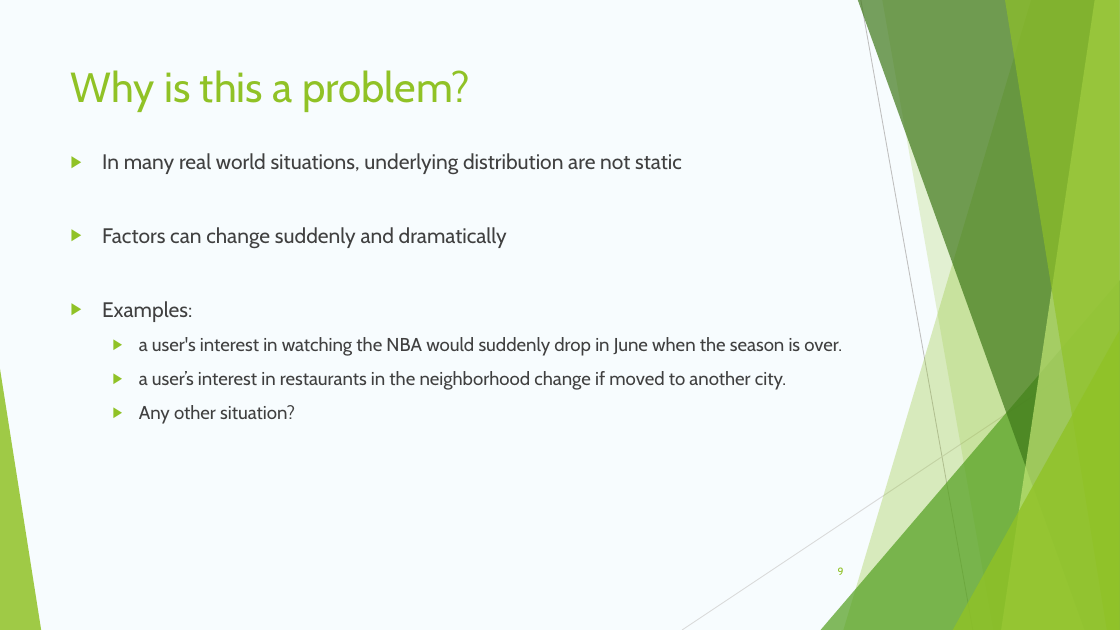
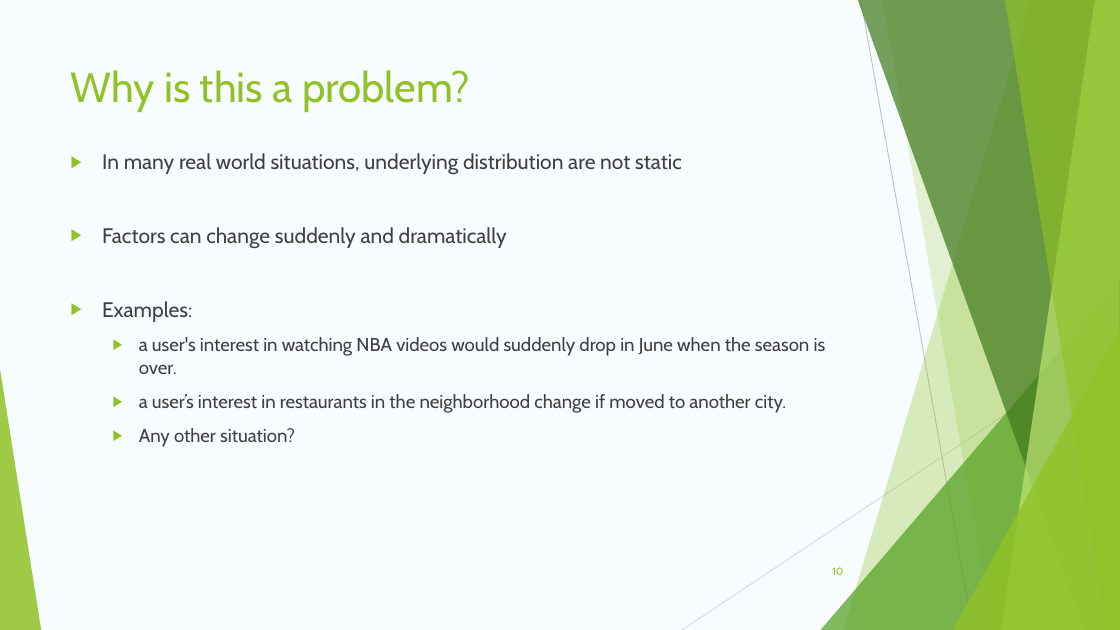
Before and after one commit to stephengou/Contextual-Multi-Armed-Bandit, a slide deck: slide 10 of Bandits Presentation.pptx (slide 9 before the commit). Drawn at 1120x630 pixels with LibreOffice and Linux fonts; fonts in the diff are those of the drawing. Boxes give left, top, right and bottom in pixels: in the first picture for what was removed or moved away, otherwise in the second. Text is boxed around its words. In the diff, an @@ line names an element or a change of style, - is before the commit and + after.

Commit message:
update presentations

```diff
--- a/Bandits Presentation.pptx
+++ b/Bandits Presentation.pptx
@@ text at bbox=[139, 337, 826, 374]: text changed @@
-  ▶ a user's interest in watching the NBA would suddenly drop in June when the season is over.
+  ▶ a user's interest in watching NBA videos would suddenly drop in June when the season is over.
@@ page number at bbox=[832, 567, 843, 575]: text changed @@
-9
+10
```
Also in this commit, not shown: 2 other slides changed, 3 slides added.
